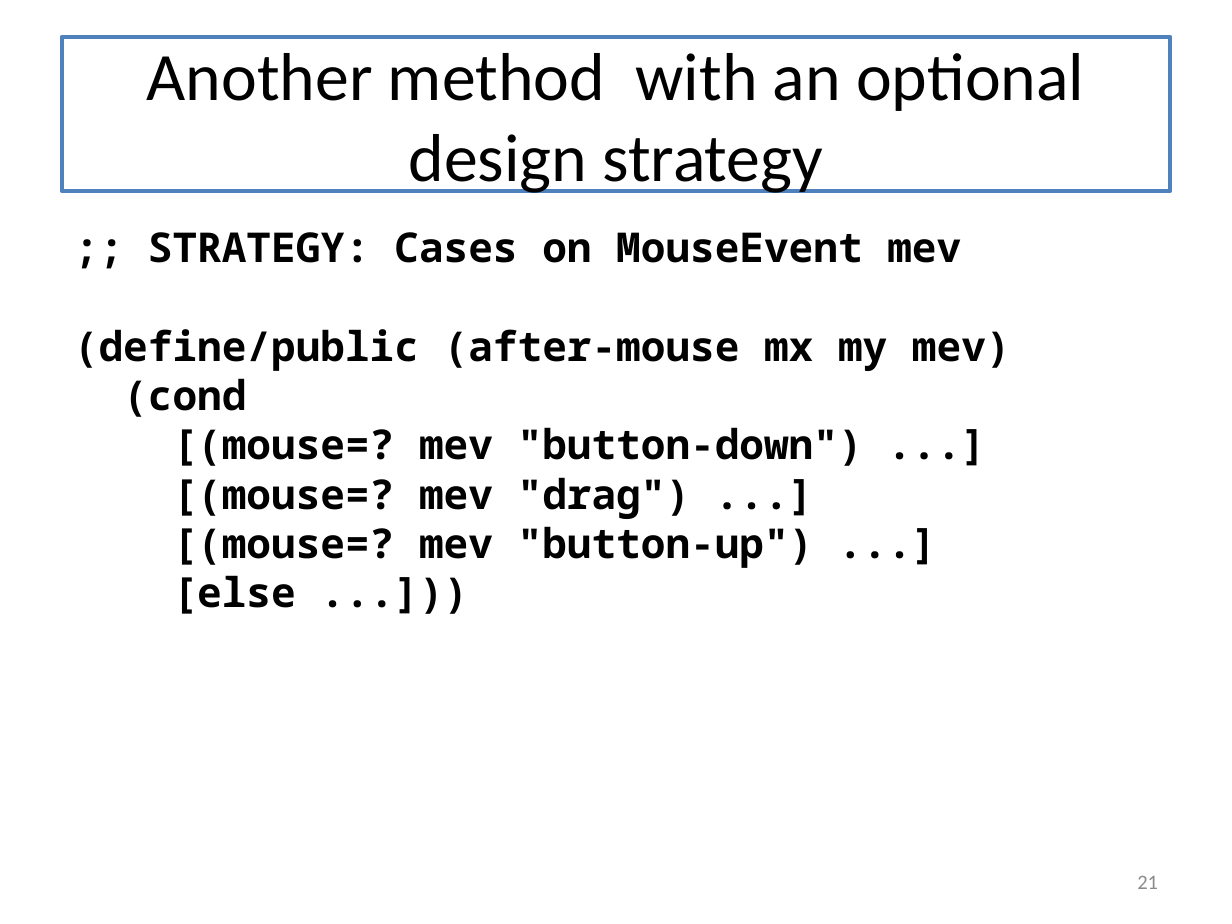
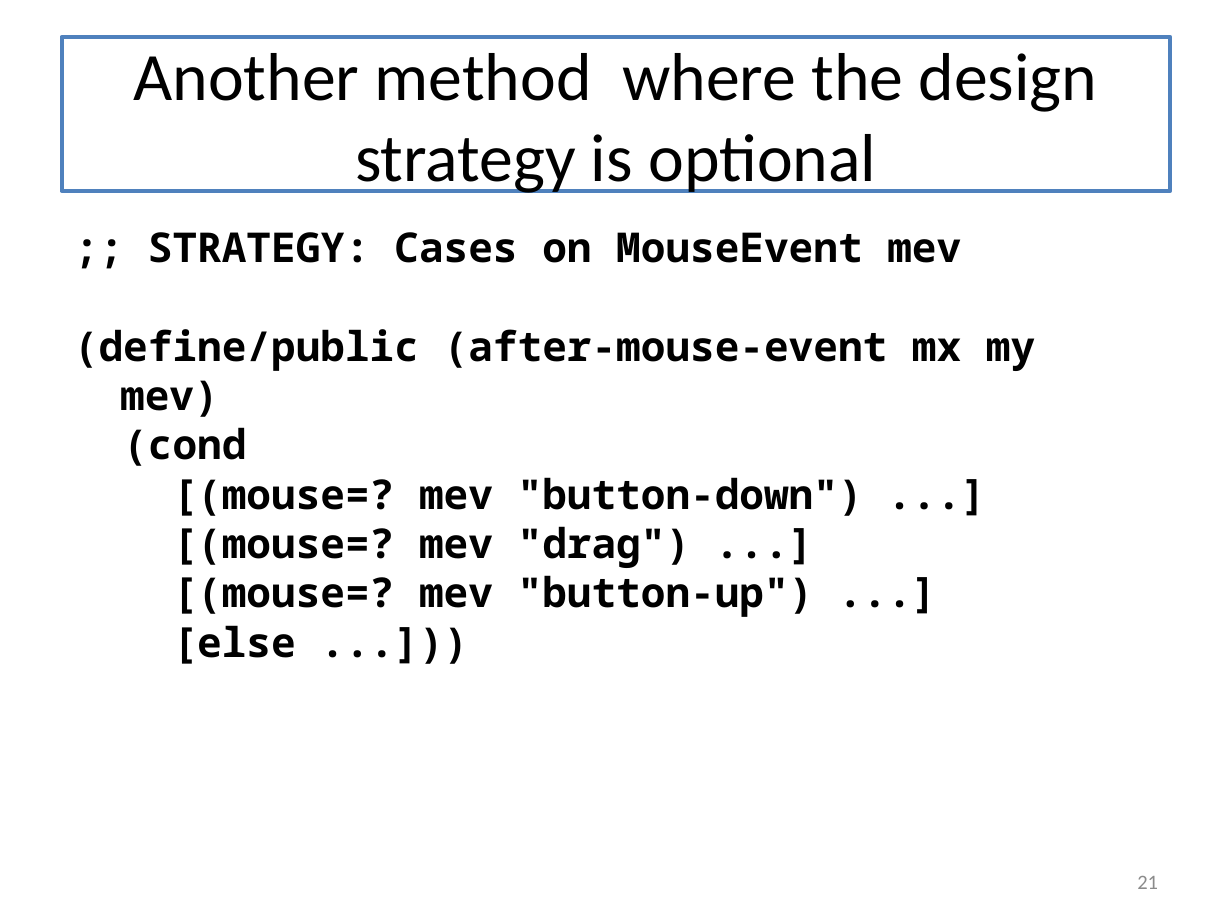
Before and after one commit to mwand/cs5010f16, a slide deck: slide 21 of Slides/Lesson 9.5 The Design Recipe Using Classes.pptx. Drawn at 1232x924 pixels with LibreOffice and Linux fonts; fonts in the diff are those of the drawing. Boxes give left, top, right and bottom in pixels: in the first picture for what was removed or moved away, otherwise in the second. Text is boxed around its words. In the diff, an @@ line names an element or a change of style, - is before the commit and + after.

```diff
--- a/Slides/Lesson 9.5 The Design Recipe Using Classes.pptx
+++ b/Slides/Lesson 9.5 The Design Recipe Using Classes.pptx
@@ title at (134, 53, 1098, 193): text changed @@
-Another method with an optional design strategy
+Another method where the design strategy is optional
@@ text at (74, 329, 1035, 417): text changed @@
-(define/public (after-mouse mx my mev)
+(define/public (after-mouse-event mx my mev)
```
Also in this commit, not shown: 6 other slides changed, 7 other files.
